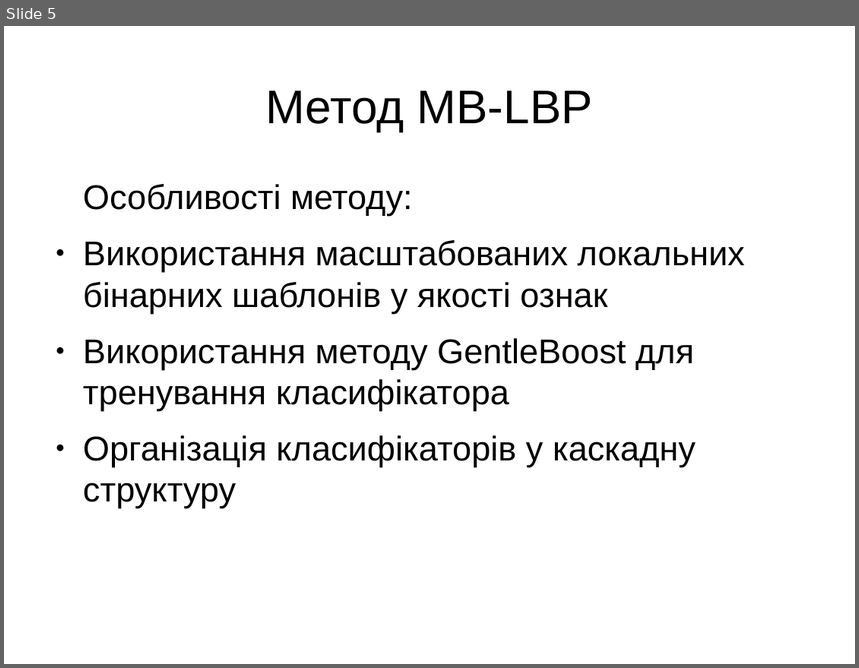
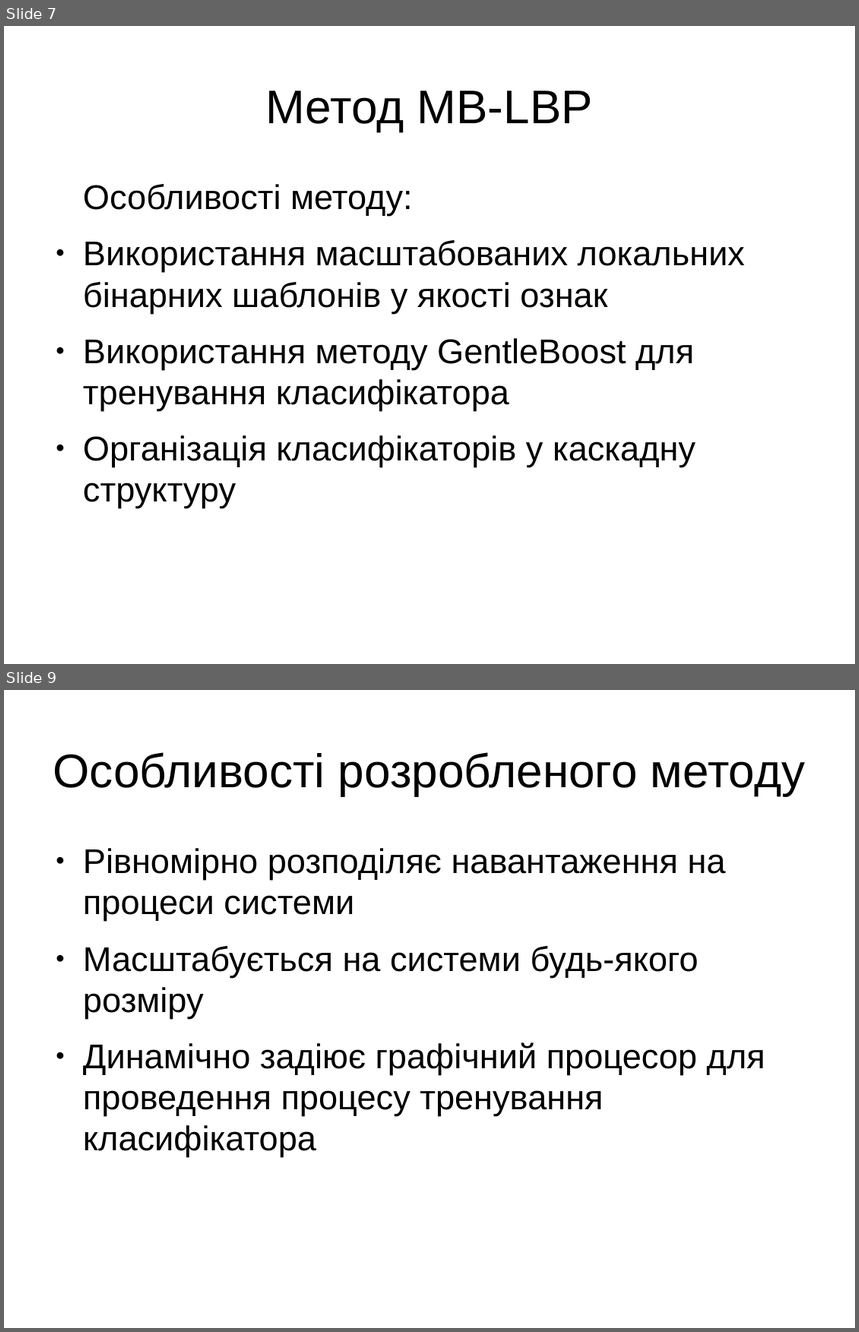
Before and after one commit to OlegTheCat/face-detection, a slide deck: doc/presentation.odp. Shown one above the other, each under a label of ours: slide 5 before the commit, slides 7 and 9 after it; the slides between them are not shown. The pictures are 859x668 and 859x1332 pixels, drawn with LibreOffice and Linux fonts; fonts in the diff are those of the drawing. Boxes give left, top, right and bottom in pixels: in the first picture for what was removed or moved away, otherwise in the second. Text is boxed around its words. In the diff, an @@ line names an element or a change of style, - is before the commit and + after.

```diff
--- a/doc/presentation.odp
+++ b/doc/presentation.odp
@@ slide 9 added at [4, 690, 855, 1328], background #FFFFFF @@
@@ title added at [53, 752, 805, 796], 44 pt, text #000000 @@
+Особливості розробленого методу
@@ text added at [83, 848, 766, 1157], 32 pt, text #000000 @@
+● Рівномірно розподіляє навантаження на процеси системи
+● Масштабується на системи будь-якого розміру
+● Динамічно задіює графічний процесор для проведення процесу тренування класифікатора
@@ what was slide 5 is now slide 7 @@
```
Also in this commit, not shown: 14 other slides added, 2 slides removed, 1 other file.
